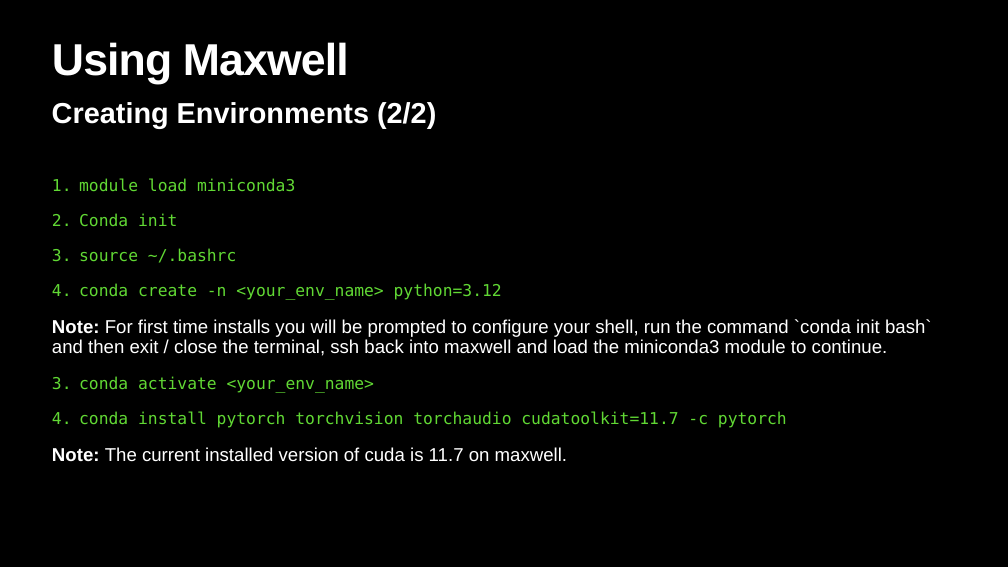
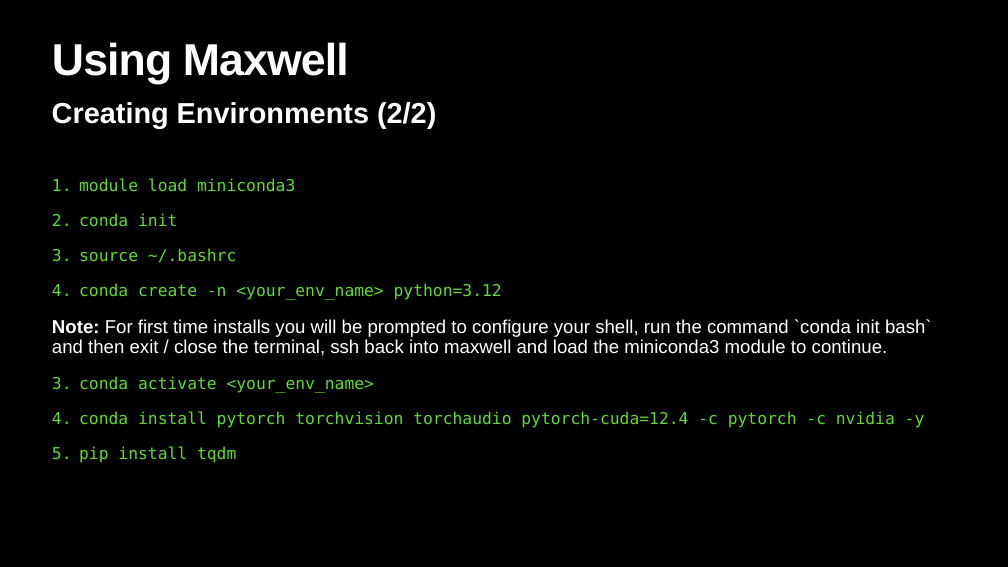
Before and after one commit to SUSTAIN-CDT/SUSTAIN-CDT-HPC-Introduction, a slide deck: slide 17 of HPC_SUSTAIN_PPTX.pptx (slide 18 before the commit). Drawn at 1008x567 pixels with LibreOffice and Linux fonts; fonts in the diff are those of the drawing. Boxes give left, top, right and bottom in pixels: in the first picture for what was removed or moved away, otherwise in the second. Text is boxed around its words. In the diff, an @@ line names an element or a change of style, - is before the commit and + after.

Commit message:
Updated

```diff
--- a/HPC_SUSTAIN_PPTX.pptx
+++ b/HPC_SUSTAIN_PPTX.pptx
@@ text at <box>79,213,177,227</box>: text changed @@
-2. Conda init
+2. conda init
@@ text at <box>79,411,925,463</box>: text changed @@
-4. conda install pytorch torchvision torchaudio cudatoolkit=11.7 -c pytorch
-Note: The current installed version of cuda is 11.7 on maxwell.
+4. conda install pytorch torchvision torchaudio pytorch-cuda=12.4 -c pytorch -c nvidia -y
+5. pip install tqdm
```
Also in this commit, not shown: 9 other slides changed.
